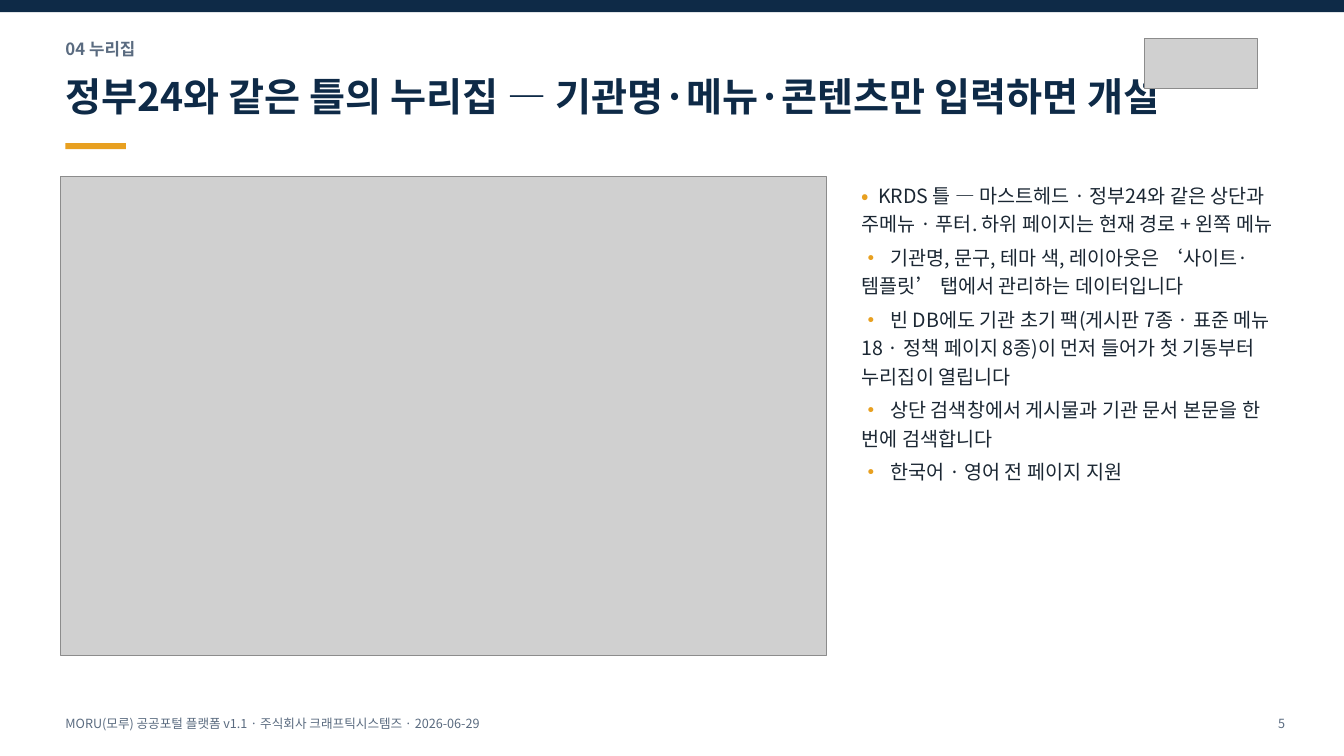
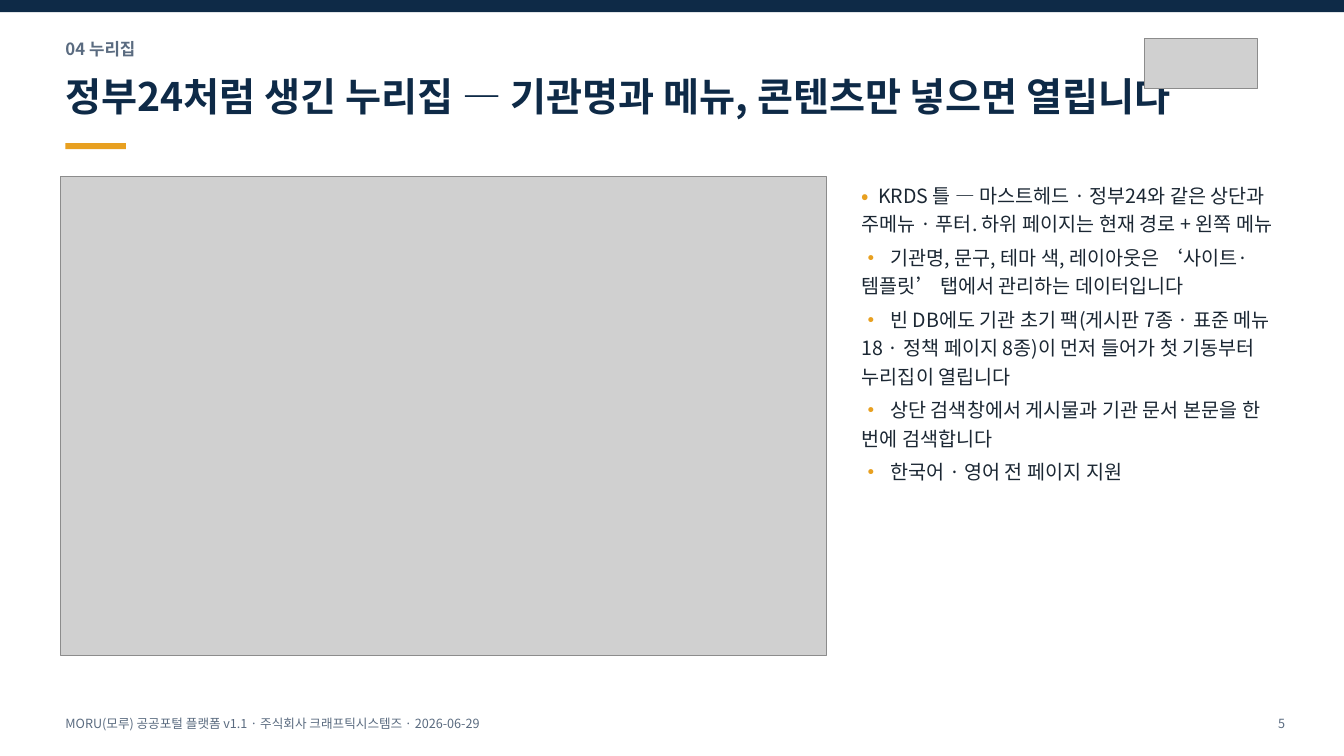
Before and after one commit to mhb8436/moru-release, a slide deck: slide 5 of docs/MORU-발표자료-v1.1.pptx. Drawn at 1344x756 pixels with LibreOffice and Linux fonts; fonts in the diff are those of the drawing; grey boxes stand for pictures. Boxes give left, top, right and bottom in pixels: in the first picture for what was removed or moved away, otherwise in the second. Text is boxed around its words. In the diff, an @@ line names an element or a change of style, - is before the commit and + after.

Commit message:
표제와 영어식 비유를 한국어로 다시 쓴다 — 소개 자료 전체
대표 문구를 「표준프레임워크 위에서 바로 시작하는 공공포털」에서
「표준프레임워크 사업, 누리집은 이미 만들어 두었습니다」로 바꾼다.
「위에 올린다 · 위에 구축한다 · 위에 탑재한다」는 build on top of 를
그대로 옮긴 비유라 전부 걷어냈다.

표제 일곱 개를 다시 썼다. 「프레임워크는 있어도, 그 위에 올릴 제품이
없었습니다」는 「표준프레임워크는 뼈대일 뿐, 살은 사업마다 다시
붙였습니다」로, 「운영에 필요한 화면을 처음부터 모두 제공합니다」는
「운영에 쓸 화면이 처음부터 다 들어 있습니다」로 바꾼다.

사물에 책임을 지우던 문장도 고쳤다 — 「접근성과 디자인 규격은 부품이
지킵니다」는 「화면마다 따로 챙기지 않아도 됩니다」로.

「제공/지원합니다」 14군데, 「~ 시」 3군데, 「N개의 X」 4군데,
「~를 통해 · ~을 위한」 7군데를 함께 정리한다. 소개서 · 리플릿 ·
발표 자료 · 랜딩 · README 가 이제 같은 문장을 쓴다.

```diff
--- a/docs/MORU-발표자료-v1.1.pptx
+++ b/docs/MORU-발표자료-v1.1.pptx
@@ text at bbox=[65, 71, 1171, 120]: text changed @@
-정부24와 같은 틀의 누리집 — 기관명·메뉴·콘텐츠만 입력하면 개설
+정부24처럼 생긴 누리집 — 기관명과 메뉴, 콘텐츠만 넣으면 열립니다
```
Also in this commit, not shown: 9 other slides changed, 4 other files.
